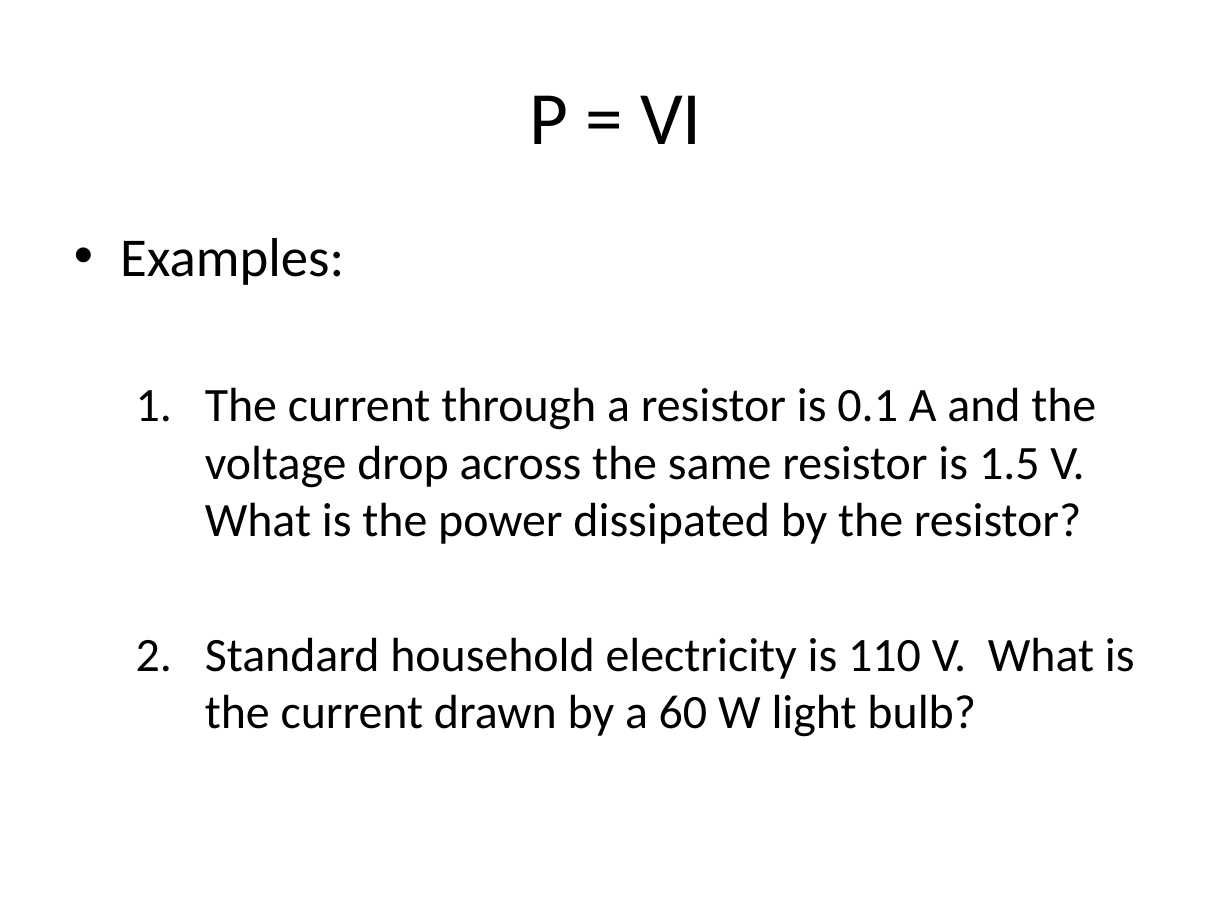
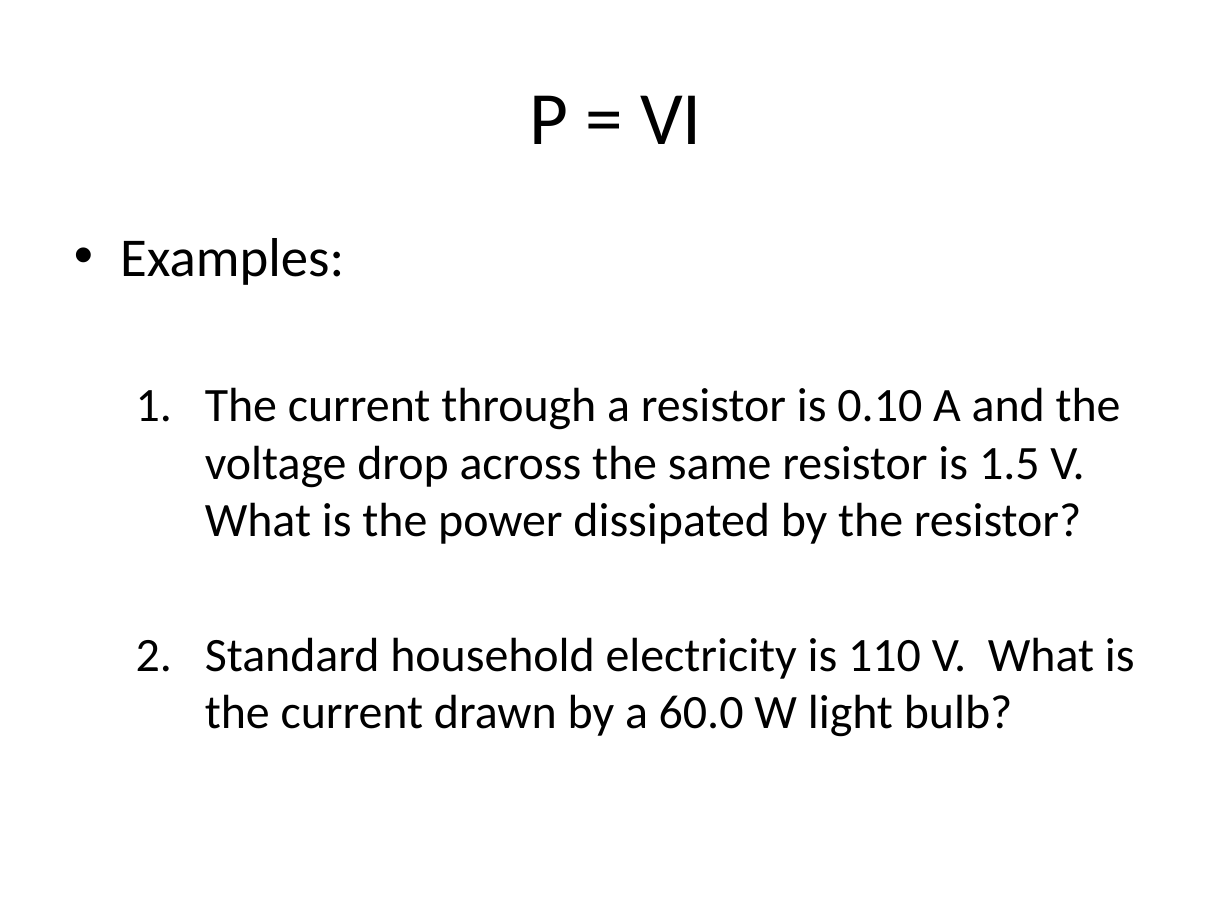
Before and after one commit to Greg5519/SPH3U0, a slide deck: slide 3 of Unit 2 Electricity and Magnetism/Day 09 Electric Power/Power in Electric Circuits.pptx. Drawn at 1232x924 pixels with LibreOffice and Linux fonts; fonts in the diff are those of the drawing. Boxes give left, top, right and bottom in pixels: in the first picture for what was removed or moved away, otherwise in the second. Text is boxed around its words. In the diff, an @@ line names an element or a change of style, - is before the commit and + after.

Commit message:
P4 Prep

```diff
--- a/Unit 2 Electricity and Magnetism/Day 09 Electric Power/Power in Electric Circuits.pptx
+++ b/Unit 2 Electricity and Magnetism/Day 09 Electric Power/Power in Electric Circuits.pptx
@@ text at bbox=[205, 387, 1135, 737]: text changed @@
-  1. The current through a resistor is 0.1 A and the voltage drop across the same resistor is 1.5 V. What is the power dissipated by the resistor?
-  2. Standard household electricity is 110 V. What is the current drawn by a 60 W light bulb?
+  1. The current through a resistor is 0.10 A and the voltage drop across the same resistor is 1.5 V. What is the power dissipated by the resistor?
+  2. Standard household electricity is 110 V. What is the current drawn by a 60.0 W light bulb?
```
